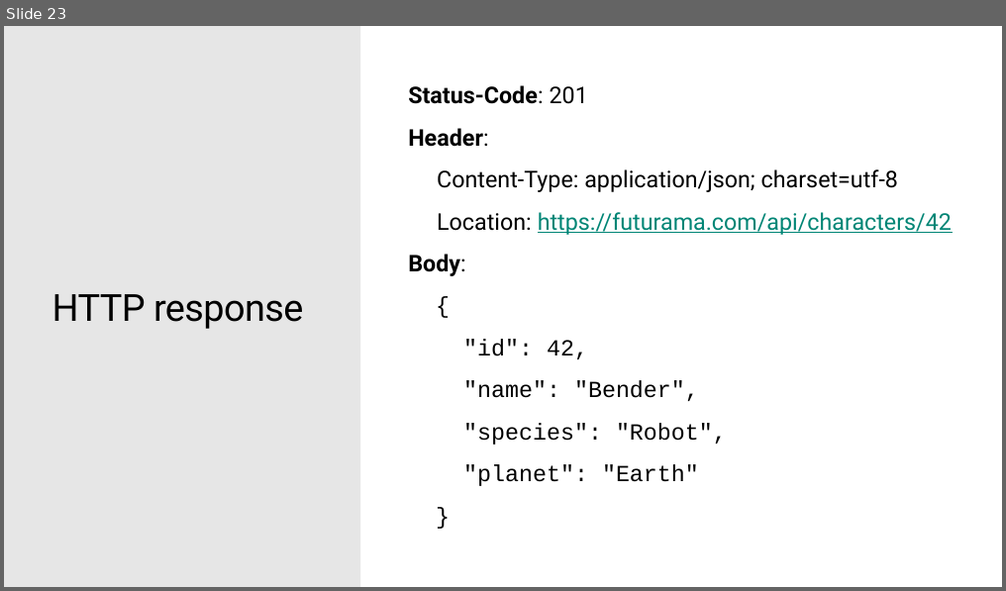
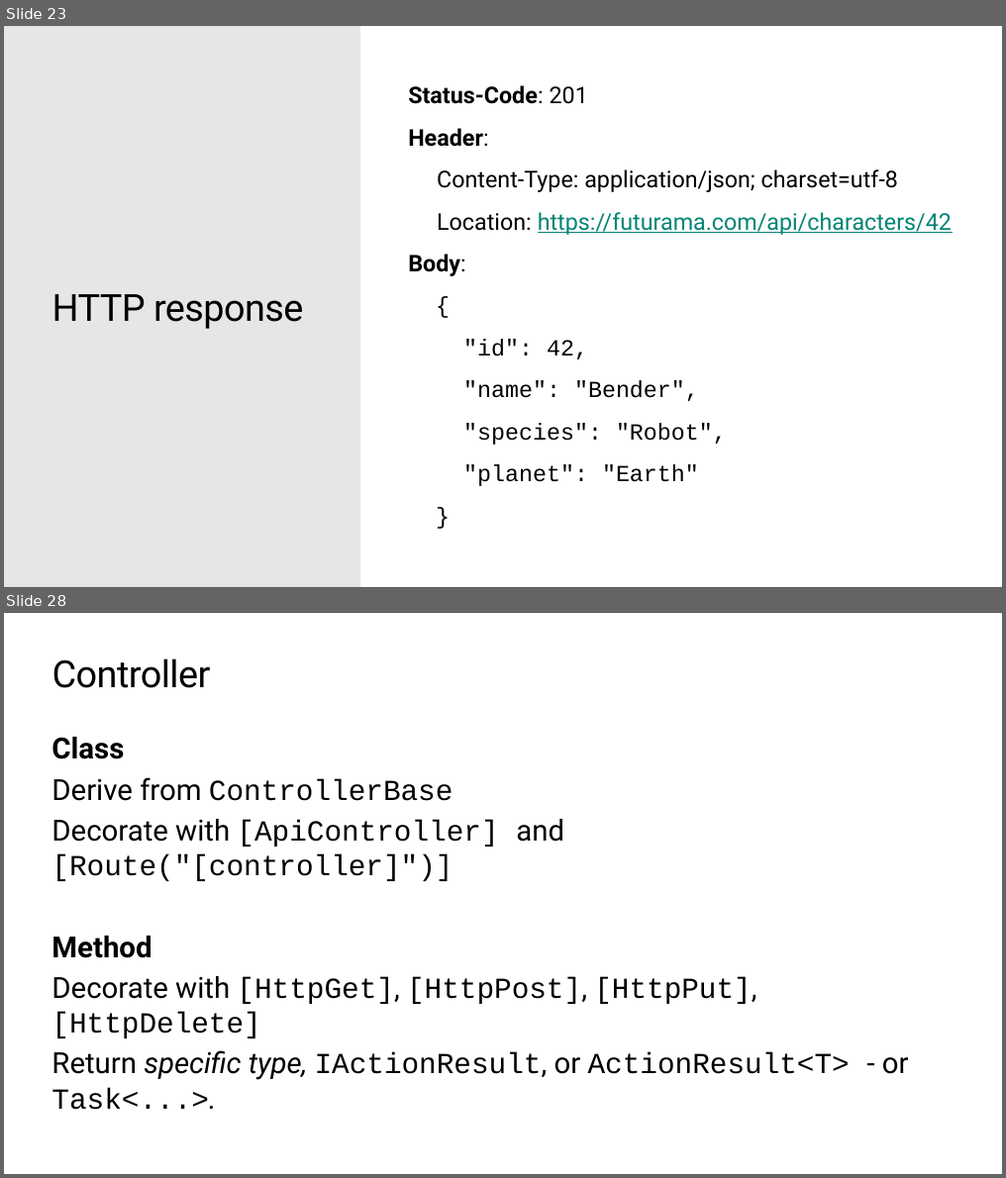
Before and after one commit to ondfisk/BDSA2019, a slide deck: Slides/Lecture09 - JSON and the REST - ASP.NET Core.pptx. Shown one above the other, each under a label of ours: slide 23 before the commit, slides 23 and 28 after it; the slides between them are not shown. The pictures are 1006x591 and 1006x1178 pixels, drawn with LibreOffice and Linux fonts; fonts in the diff are those of the drawing; background and template pictures are left out. Boxes give left, top, right and bottom in pixels: in the first picture for what was removed or moved away, otherwise in the second. Text is boxed around its words. In the diff, an @@ line names an element or a change of style, - is before the commit and + after.

```diff
--- a/Slides/Lecture09 - JSON and the REST - ASP.NET Core.pptx
+++ b/Slides/Lecture09 - JSON and the REST - ASP.NET Core.pptx
@@ slide 28 added at [4,613,1002,1174], background #FFFFFF @@
@@ title added at [53,659,211,688], 36 pt, text #000000 @@
+Controller
@@ text added at [52,737,909,1110], 28 pt, text #000000 @@
+Class
+Derive from ControllerBase
+Decorate with [ApiController] and [Route("[controller]")]
+Method
+Decorate with [HttpGet], [HttpPost], [HttpPut], [HttpDelete]
+Return specific type, IActionResult, or ActionResult<T> - or Task<...>.
```
Also in this commit, not shown: 1 slide changed, 12 other slides added, 13 other files.
